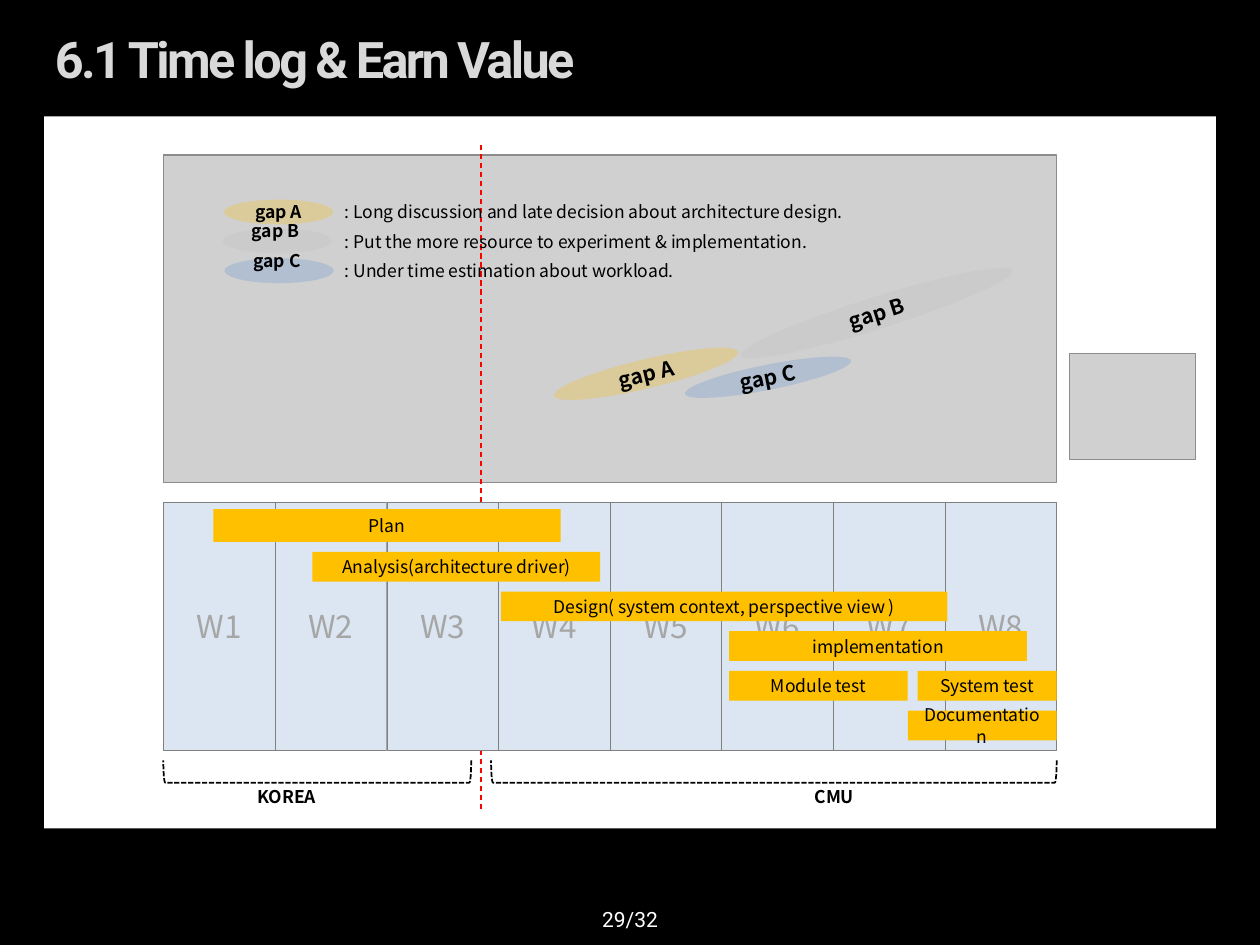
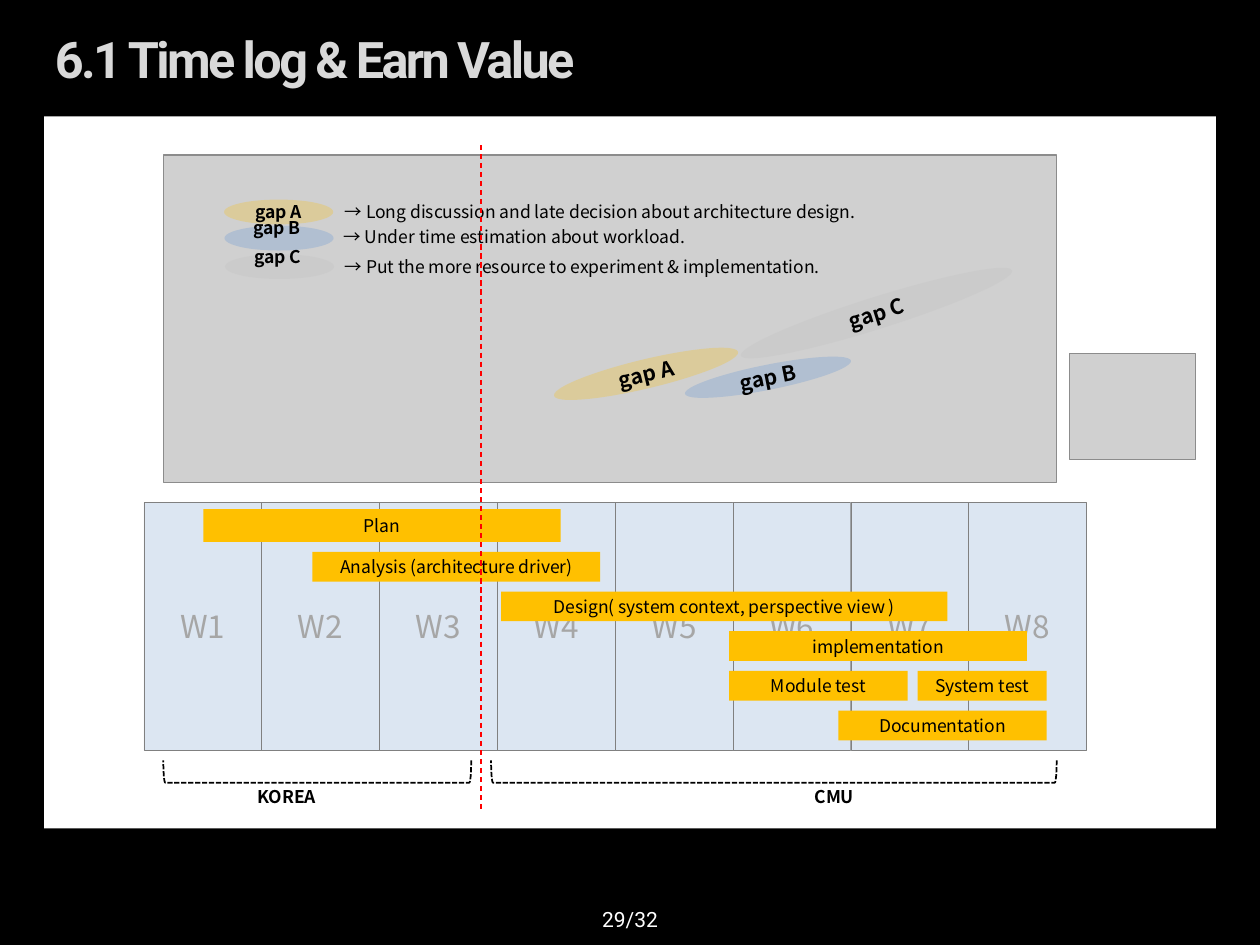
Before and after one commit to youkkwon/smarthome, a slide deck: slide 29 of doc/Docs/IoT System Final Presentation_0624.pptx. Drawn at 1260x945 pixels with LibreOffice and Linux fonts; fonts in the diff are those of the drawing; grey boxes stand for pictures; background and template pictures are left out. Boxes give left, top, right and bottom in pixels: in the first picture for what was removed or moved away, otherwise in the second. Text is boxed around its words. In the diff, an @@ line names an element or a change of style, - is before the commit and + after.

Commit message:
final PPT : earn value 수정

```diff
--- a/doc/Docs/IoT System Final Presentation_0624.pptx
+++ b/doc/Docs/IoT System Final Presentation_0624.pptx
@@ text at (x1=366, y1=200, x2=855, y2=223): text changed @@
-: Long discussion and late decision about architecture design.
+→ Long discussion and late decision about architecture design.
@@ ellipse "gap B" at (x1=224, y1=226, x2=334, y2=251): fill #BFBFBF at 25% opacity to #558ED5 at 25% opacity @@
@@ text at (x1=365, y1=226, x2=685, y2=249): text changed @@
-: Under time estimation about workload.
+→ Under time estimation about workload.
@@ ellipse "gap C" moved from (x1=224, y1=258, x2=334, y2=284) to (x1=226, y1=255, x2=335, y2=280) @@
@@ ellipse "gap C" at (x1=226, y1=255, x2=335, y2=280): fill #558ED5 at 25% opacity to #BFBFBF at 25% opacity @@
@@ text at (x1=366, y1=255, x2=820, y2=277): text changed @@
-: Put the more resource to experiment & implementation.
+→ Put the more resource to experiment & implementation.
@@ text in ellipse at (x1=742, y1=365, x2=798, y2=395): text changed @@
-gap C
+gap B
@@ rectangle "W1" resized from (x1=164, y1=503, x2=276, y2=751) to (x1=144, y1=503, x2=262, y2=751) @@
@@ rectangle "Plan" resized from (x1=213, y1=509, x2=561, y2=542) to (x1=203, y1=509, x2=559, y2=542) @@
@@ rectangle "W2" resized from (x1=275, y1=503, x2=387, y2=751) to (x1=262, y1=503, x2=381, y2=751) @@
@@ rectangle "W3" resized from (x1=387, y1=503, x2=499, y2=751) to (x1=379, y1=503, x2=498, y2=751) @@
@@ rectangle "W4" resized from (x1=499, y1=503, x2=611, y2=751) to (x1=498, y1=503, x2=616, y2=751) @@
@@ rectangle "W5" resized from (x1=610, y1=503, x2=722, y2=751) to (x1=615, y1=503, x2=733, y2=751) @@
@@ rectangle "W6" resized from (x1=722, y1=503, x2=834, y2=751) to (x1=733, y1=503, x2=852, y2=751) @@
@@ rectangle "W7" resized from (x1=833, y1=503, x2=945, y2=751) to (x1=850, y1=503, x2=969, y2=751) @@
@@ rectangle "W8" resized from (x1=945, y1=503, x2=1057, y2=751) to (x1=969, y1=503, x2=1087, y2=751) @@
@@ text in rectangle at (x1=340, y1=555, x2=573, y2=577): spaces changed @@
-Analysis(architecture driver)
+Analysis (architecture driver)
@@ rectangle "System test" resized from (x1=917, y1=670, x2=1056, y2=701) to (x1=917, y1=670, x2=1046, y2=701) @@
@@ rectangle "Documentation" resized from (x1=907, y1=711, x2=1056, y2=741) to (x1=838, y1=711, x2=1046, y2=741) @@
```
